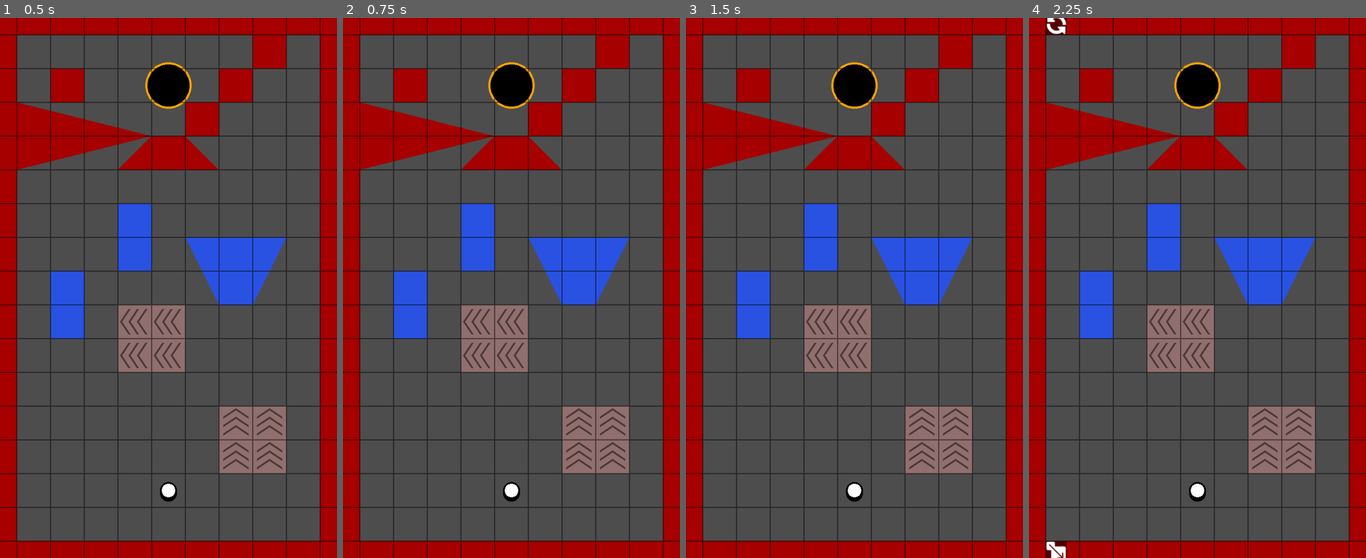
Above: before the commit, frames 1-4 (left to right).
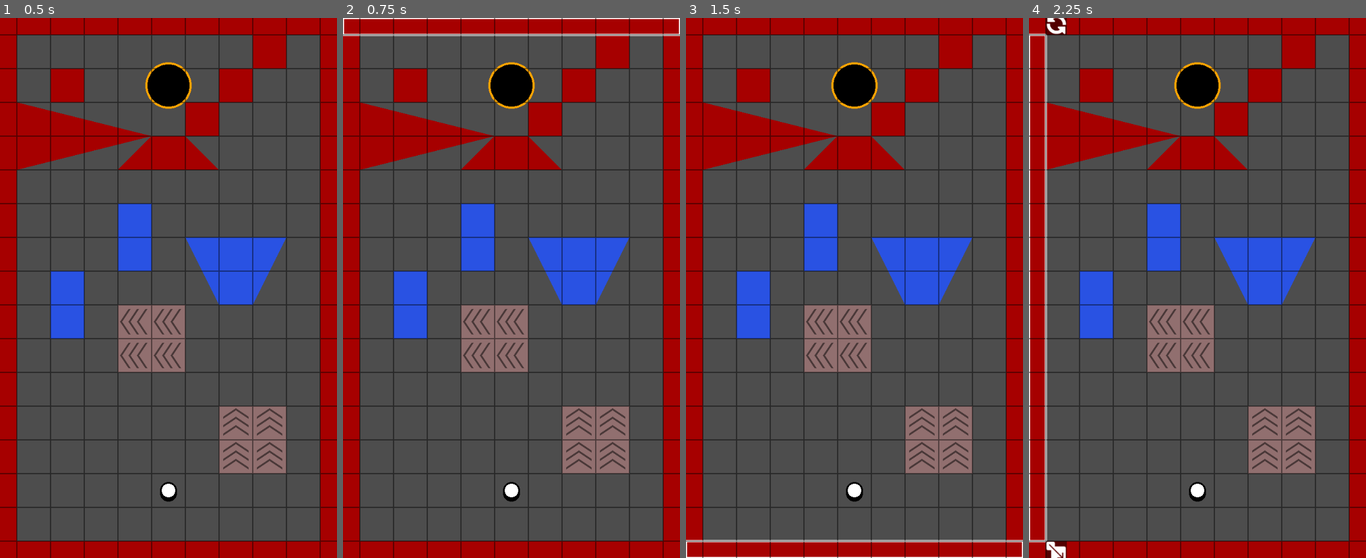
Above: after the commit, the same moments.

Repository: SelfMadeSystem/UniGolf
Game: Godot game, scene res://scenes/World.tscn
Same seed, same stepped clock (60 frames per second), same inputs: the game is played once before the commit and once after it.
Inputs (mouse positions are in pixels of both pictures, inside the frame that each line leads up to):
- Up to frame 1 (0.5 s): no input
- Up to frame 2 (0.75 s): tap Enter at 0.5 s; move the mouse to (511, 28) at 0.52 s; click (511, 28) at 0.67 s
- Up to frame 3 (1.5 s): tap Space at 1.25 s; move the mouse to (854, 547) at 1.27 s; click (854, 547) at 1.42 s
- Up to frame 4 (2.25 s): tap Enter at 2 s; move the mouse to (1035, 288) at 2.02 s; click (1035, 288) at 2.17 s

Frame 1 is identical in both runs. In frame 2, 0.8% of the frame differs, in the area x 0-100%, y 0-4%; in frame 3, 0.8%; in frame 4, 1.2%, in the area x 0-6%, y 2-98%.

Commit message:
Attempting to improve stuff. also added assets

Diff:
--- a/prefabs/node_editor.tscn
+++ b/prefabs/node_editor.tscn
@@ -45,8 +45,6 @@
 
 [node name="Line" type="Line2D" parent="."]
 texture_repeat = 2
-position = Vector2(-496, -192)
-points = PackedVector2Array(0, 272, 456, 272, 456, -48, 0, -48, 0, 272)
 width = 4.0
 joint_mode = 2
 begin_cap_mode = 2
--- a/scripts/node_editor.gd
+++ b/scripts/node_editor.gd
@@ -59,12 +59,20 @@
 	$Rotate.position = Vector2(rect.end.x, rect.position.y)
 	$Copy.position = Vector2(rect.position.x, rect.end.y)
 	$Resize.position = rect.end
+	$Line.points = [
+		rect.position,
+		Vector2(rect.position.x, rect.end.y),
+		rect.end,
+		Vector2(rect.end.x, rect.position.y),
+		rect.position
+	]
 
 func vanish_elements():
 	$Trash.position = -Vector2.ONE * 69420
 	$Rotate.position = -Vector2.ONE * 69420
 	$Copy.position = -Vector2.ONE * 69420
 	$Resize.position = -Vector2.ONE * 69420
+	$Line.points = []
 
 enum ButtonEnum { NONE = -1, RESIZE, ROTATE, INFO, TRASH, COPY, NODE }
 
@@ -88,13 +96,13 @@
 	if event is InputEventMouseButton:
 		if event.button_index == 1 && event.pressed:
 			button_pressed = ButtonEnum.TRASH
-			if grid_size == Vector2(32, 32):
-				set_grid_size(Vector2(64, 64))
-			else:
-				set_grid_size(Vector2(32, 32))
-			# editing_node.queue_free()
-			# editing_node = null
-			# vanish_elements()
+#			if grid_size == Vector2(32, 32):
+#				set_grid_size(Vector2(64, 64))
+#			else:
+#				set_grid_size(Vector2(32, 32))
+			editing_node.queue_free()
+			editing_node = null
+			vanish_elements()
 		elif button_pressed == ButtonEnum.TRASH:
 			button_pressed == ButtonEnum.NONE
 
@@ -139,9 +147,10 @@
 		var diff = event.position - mouse_pos
 		match button_pressed:
 			ButtonEnum.RESIZE:
+				var a = ((editing_node.position - grid_offset).posmodv(amnt) / 8).floor() # FIXME: it's supposed to snap to the grid...
 				var v = (diff.abs() / amnt).floor() * diff.sign() * amnt / 8
-				editing_node.width = clamp(og_width + v.x, MIN_SIZE.x, MAX_SIZE.x)
-				editing_node.height = clamp(og_height + v.y, MIN_SIZE.y, MAX_SIZE.y)
+				editing_node.width = clamp(og_width + v.x + a.x, MIN_SIZE.x, MAX_SIZE.x)
+				editing_node.height = clamp(og_height + v.y + a.y, MIN_SIZE.y, MAX_SIZE.y)
 				reposition_elements()
 			ButtonEnum.NODE:
 				editing_node.position = (((og_pos + diff) / amnt).floor() * amnt + grid_offset).clamp(MIN_POSITION * 8, MAX_POSITION * 8)
Binary file added: assets/icons/Grid.png
Not shown, added: assets/icons/Grid.png.import
Binary file added: assets/icons/Grid_Small.png
Not shown, added: assets/icons/Grid_Small.png.import
Binary file added: assets/icons/Save.png
Not shown, added: assets/icons/Save.png.import
Binary file added: assets/icons/Select.png
Not shown, added: assets/icons/Select.png.import
Not shown, added: assets/icons/Grid.xcf
Not shown, added: assets/icons/Grid_Small.xcf
Not shown, added: assets/icons/Save.xcf
Not shown, added: assets/icons/Select.xcf
